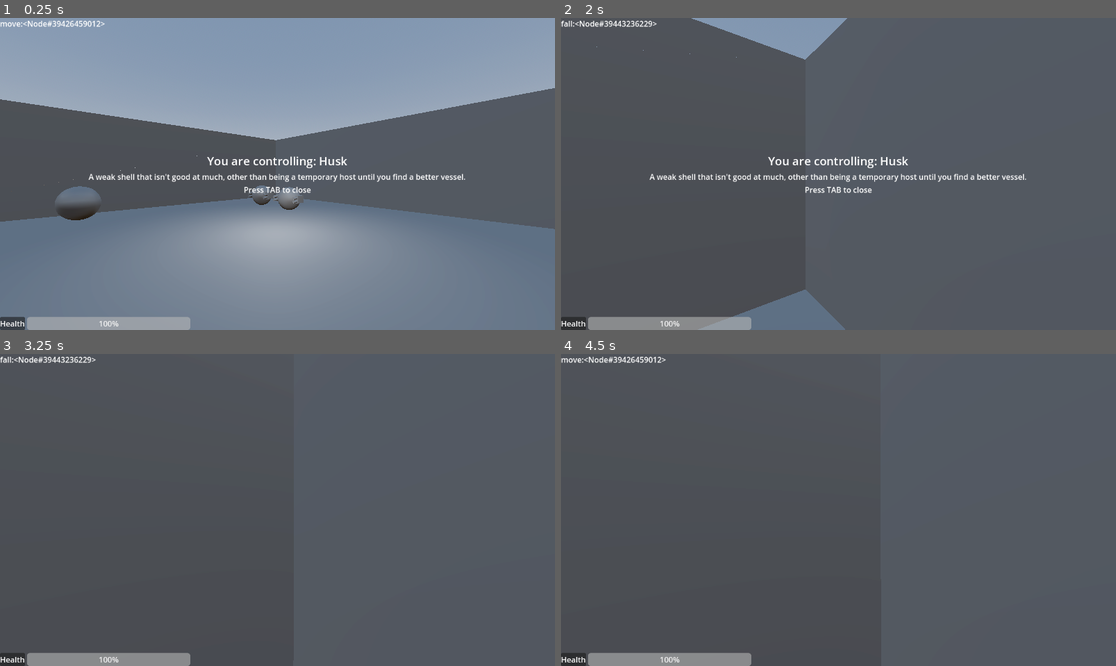
Above: before the commit, frames 1-4 (two rows, left to right).
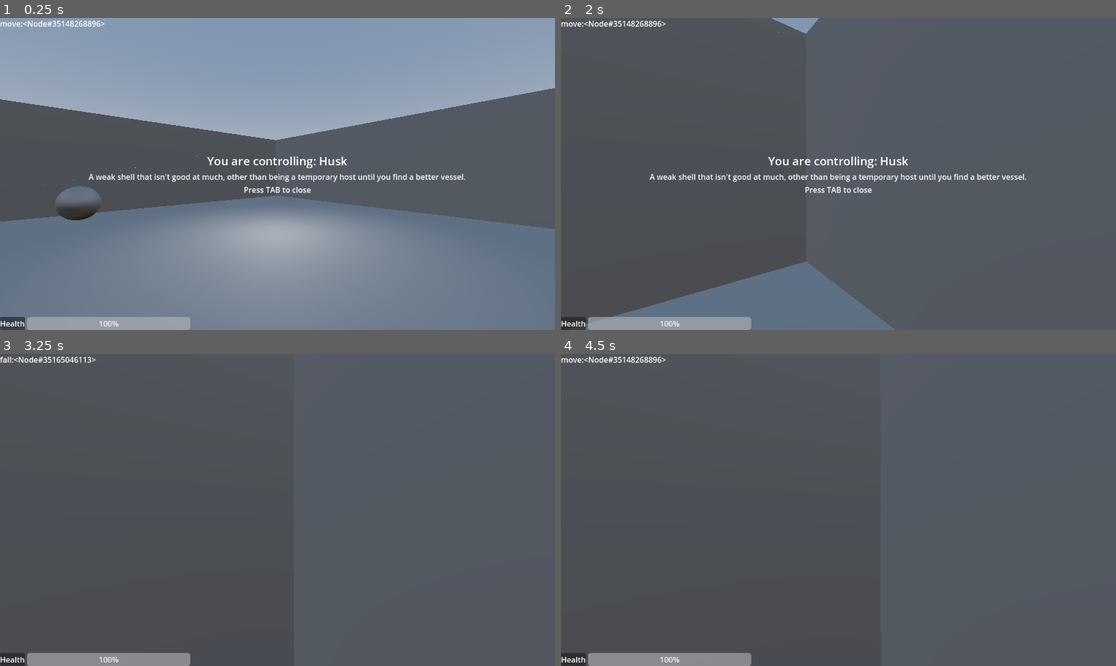
Above: after the commit, the same moments.

Repository: city-high-rider/soulswap
Game: Godot game, scene res://test_level.tscn
Same seed, same stepped clock (60 frames per second), same inputs: the game is played once before the commit and once after it.
Inputs (mouse positions are in pixels of both pictures, inside the frame that each line leads up to):
- Up to frame 1 (0.25 s): no input
- Up to frame 2 (2 s): move the mouse to (866, 174) at 0.52 s; hold W (forward) from 0.53 s (still down); tap F (possess) at 0.6, 1.35 s; tap Space (jump) at 0.77, 1.52 s; move the mouse to (810, 174) at 1.27 s
- Up to frame 3 (3.25 s): keep holding W (forward); move the mouse to (288, 503) at 2.02 s; press the mouse at (288, 503) at 2.03 s; tap F (possess) at 2.3, 3.05 s; tap Enter at 2.75 s; move the mouse to (271, 516) at 2.77 s; release the mouse at (271, 516) at 2.78 s; tap Tab (toggle_info) at 2.85 s; tap Space (jump) at 3.02 s
- Up to frame 4 (4.5 s): keep holding W (forward); move the mouse to (877, 513) at 3.52 s; tap F (possess) at 3.6, 4.35 s; tap Space (jump) at 3.77 s; move the mouse to (794, 506) at 4.27 s

The runs differ from the first frame. In frame 1, 0.4% of the frame differs, in the area x 10-55%, y 0-62%; in frame 2, 5.8%, in the area x 0-61%, y 0-100%; in frame 3, less than 0.1%; in frame 4, less than 0.1%.

Commit message:
tweak the ghost swap code

Diff:
--- a/components/possessable_body.gd
+++ b/components/possessable_body.gd
@@ -20,12 +20,7 @@
 signal player_possessed
 
 func _ready() -> void:
-	ghost.emitted_output.connect(_on_ghost_emitted_output)
-	state_machine.init(self)
-	if ghost is PlayerGhost:
-		PlayerInfo.current_player_shell = self
-		emit_signal("player_possessed")
-		head.make_current()
+	change_ghost(ghost)
 
 # If only we had ADTs like in Haskell or Elm...
 func _on_ghost_emitted_output(action: String, payload) -> void:
@@ -35,9 +30,9 @@
 			if head.possess_ray.get_collider() is Shell:
 				var new_host : Shell = head.possess_ray.get_collider()
 				PlayerInfo.current_player_shell = new_host
-				set_physics_process(false)
+#				set_physics_process(false)
 				new_host.call_deferred("change_ghost", ghost)
-				queue_free()
+#				queue_free()
 
 
 func _physics_process(delta: float) -> void:
@@ -50,15 +45,17 @@
 
 func change_ghost(new_ghost: Ghost) -> void:
 	# first, get rid of the current ghost.
-	if ghost:
-		ghost.emitted_output.disconnect(_on_ghost_emitted_output)
+	if ghost != new_ghost:
 		remove_child(ghost)
 		ghost.queue_free()
 
 	# then, attach the new one.
-	ghost = new_ghost.duplicate()
-	ghost.emitted_output.connect(_on_ghost_emitted_output)
-	add_child(ghost)
+	new_ghost.reparent(self, false)
+	ghost = new_ghost
+	if !ghost.emitted_output.is_connected(_on_ghost_emitted_output):
+		ghost.emitted_output.connect(_on_ghost_emitted_output)
+	# Re-inisitalise the state machine so that the ghost is updated.
+	state_machine.init(self)
 
 	# Show or hide the UI
 	if ghost is PlayerGhost:
@@ -66,8 +63,3 @@
 		emit_signal("player_possessed")
 		# Set our camera as the current one.
 		head.make_current()
-
-
-
-	print_tree_pretty()
-	print_debug(ghost)
--- a/components/states/state_machine.gd
+++ b/components/states/state_machine.gd
@@ -14,7 +14,6 @@
 var current_state : State
 
 signal switched_state(new_state: String)
-
 
 # Function for switching states.
 func switch_state(new_state: State) -> void:
@@ -35,6 +34,8 @@
 
 # function that should be called on the user's physics process
 func handle_physics(delta: float) -> void:
+	if !is_instance_valid(current_state):
+		return
 	current_state.handle_physics(delta)
 
 # function that should be called on the user's process
--- a/ghosts/roller_ai.gd
+++ b/ghosts/roller_ai.gd
@@ -1,10 +1,10 @@
 extends Ghost
 
 # Which state machine are we using?
-@export var state_machine : StateMachine
+@onready var state_machine : StateMachine = $StateMachine
 
 func _ready() -> void:
 	state_machine.init(self)
 
-func _physics_process(delta: float):
+func _physics_process(delta: float) -> void:
 	state_machine.handle_physics(delta)
--- a/ghosts/roller_ghost.tscn
+++ b/ghosts/roller_ghost.tscn
@@ -4,9 +4,8 @@
 [ext_resource type="Script" path="res://components/states/state_machine.gd" id="2_1sc4g"]
 [ext_resource type="Script" path="res://components/states/ai_states/Pursue.gd" id="3_x1wha"]
 
-[node name="RollerGhost" type="Node3D" node_paths=PackedStringArray("state_machine")]
+[node name="RollerGhost" type="Node3D"]
 script = ExtResource("1_j4dip")
-state_machine = NodePath("StateMachine")
 
 [node name="NavigationAgent3D" type="NavigationAgent3D" parent="."]
 
--- a/ghosts/roller_ghost_strafe.tscn
+++ b/ghosts/roller_ghost_strafe.tscn
@@ -5,9 +5,8 @@
 [ext_resource type="Script" path="res://components/states/ai_states/roller_strafe_pursue.gd" id="3_68i45"]
 [ext_resource type="Script" path="res://components/states/ai_states/roller_strafe.gd" id="4_eq8wl"]
 
-[node name="RollerGhost" type="Node3D" node_paths=PackedStringArray("state_machine")]
+[node name="RollerGhost" type="Node3D"]
 script = ExtResource("1_t5bcj")
-state_machine = NodePath("StateMachine")
 
 [node name="NavigationAgent3D" type="NavigationAgent3D" parent="."]
 
--- a/test_level.tscn
+++ b/test_level.tscn
@@ -1,12 +1,9 @@
-[gd_scene load_steps=12 format=3 uid="uid://cuna3v5lattg1"]
+[gd_scene load_steps=9 format=3 uid="uid://cuna3v5lattg1"]
 
 [ext_resource type="PackedScene" uid="uid://bb3ty1kswqumk" path="res://shells/player_body.tscn" id="1_0ans4"]
 [ext_resource type="PackedScene" uid="uid://danr4y7gq7sch" path="res://ghosts/player_ghost.tscn" id="2_6lav1"]
-[ext_resource type="PackedScene" uid="uid://cviymy0k6qspe" path="res://ghosts/roller_ghost.tscn" id="2_cw06x"]
 [ext_resource type="PackedScene" uid="uid://djmr5rbqoq33n" path="res://shells/roller_body.tscn" id="4_kohc7"]
 [ext_resource type="PackedScene" uid="uid://bqsvtustc0gp6" path="res://ghosts/roller_ghost_strafe.tscn" id="5_yqtay"]
-[ext_resource type="PackedScene" uid="uid://4pb4cmdkvqam" path="res://ghosts/dummy_ghost.tscn" id="6_cxcap"]
-[ext_resource type="PackedScene" uid="uid://crknobkg2vxyr" path="res://shells/roller_machinegun_body.tscn" id="7_8x0cu"]
 
 [sub_resource type="ProceduralSkyMaterial" id="ProceduralSkyMaterial_obdej"]
 sky_horizon_color = Color(0.64625, 0.65575, 0.67075, 1)
@@ -112,18 +109,4 @@
 transform = Transform3D(0.258819, 0, -0.965926, 0, 1, 0, 0.965926, 0, 0.258819, -4.38906, 1.17479, 3.98114)
 ghost = NodePath("RollerGhost2")
 
-[node name="RollerGhost" parent="Roller" instance=ExtResource("2_cw06x")]
-
 [node name="RollerGhost2" parent="Roller" instance=ExtResource("5_yqtay")]
-
-[node name="GunRoller" parent="." node_paths=PackedStringArray("ghost") instance=ExtResource("7_8x0cu")]
-transform = Transform3D(-0.990859, 0, -0.134903, 0, 1, 0, 0.134903, 0, -0.990859, -4.21475, 0.557481, -2.76105)
-ghost = NodePath("DummyGhost")
-
-[node name="DummyGhost" parent="GunRoller" instance=ExtResource("6_cxcap")]
-
-[node name="GunRoller2" parent="." node_paths=PackedStringArray("ghost") instance=ExtResource("7_8x0cu")]
-transform = Transform3D(-0.990859, 0, -0.134903, 0, 1, 0, 0.134903, 0, -0.990859, -2.23792, 0.557481, -2.76105)
-ghost = NodePath("DummyGhost")
-
-[node name="DummyGhost" parent="GunRoller2" instance=ExtResource("6_cxcap")]
